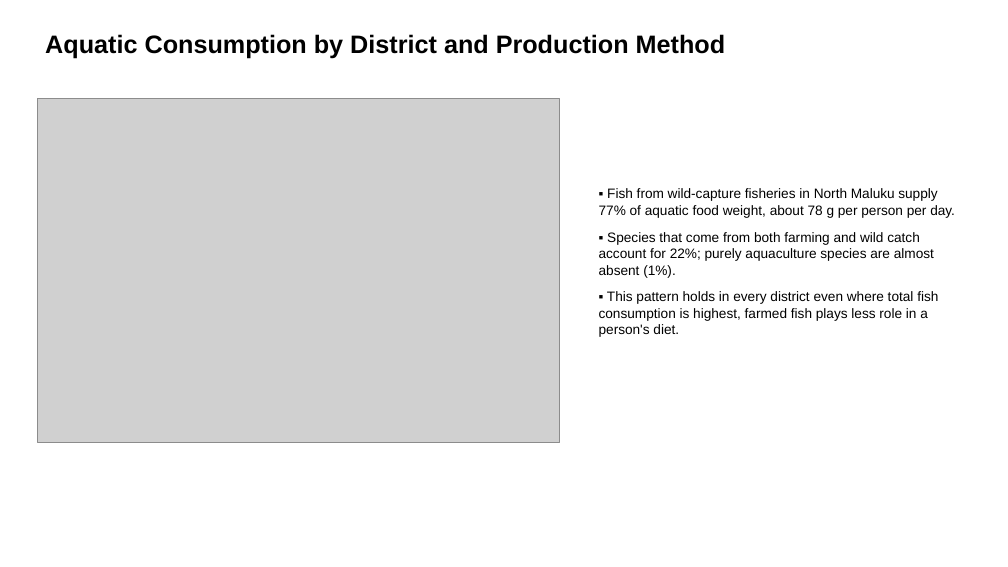
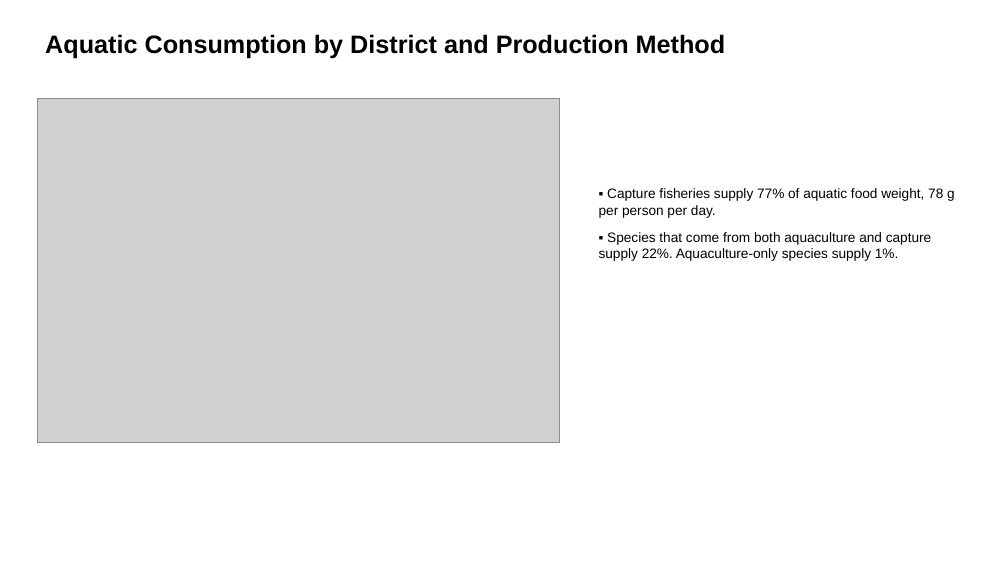
Before and after one commit to Lelsler/north_maluku, a slide deck: slide 5 of figures/north_maluku_consumption.pptx. Drawn at 1008x567 pixels with LibreOffice and Linux fonts; fonts in the diff are those of the drawing; grey boxes stand for pictures. Boxes give left, top, right and bottom in pixels: in the first picture for what was removed or moved away, otherwise in the second. Text is boxed around its words. In the diff, an @@ line names an element or a change of style, - is before the commit and + after.

Commit message:
Updated Pipeline (09/03/2026)
1. Based on the new fish_book_afcd.csv (9/4/2026)
2. Remove water and total carotene from the joined file (blok41_fct_joined.csv)
3. New presentation file with missing-value pattern plots

```diff
--- a/figures/north_maluku_consumption.pptx
+++ b/figures/north_maluku_consumption.pptx
@@ text at (x1=599, y1=188, x2=955, y2=261): text changed @@
-▪ Fish from wild-capture fisheries in North Maluku supply 77% of aquatic food weight, about 78 g per person per day.
-▪ Species that come from both farming and wild catch account for 22%; purely aquaculture species are almost absent (1%).
-▪ This pattern holds in every district even where total fish consumption is highest, farmed fish plays less role in a person's diet.
+▪ Capture fisheries supply 77% of aquatic food weight, 78 g per person per day.
+▪ Species that come from both aquaculture and capture supply 22%. Aquaculture-only species supply 1%.
```
Also in this commit, not shown: 8 other slides changed, 2 slides added, 10 other files.
